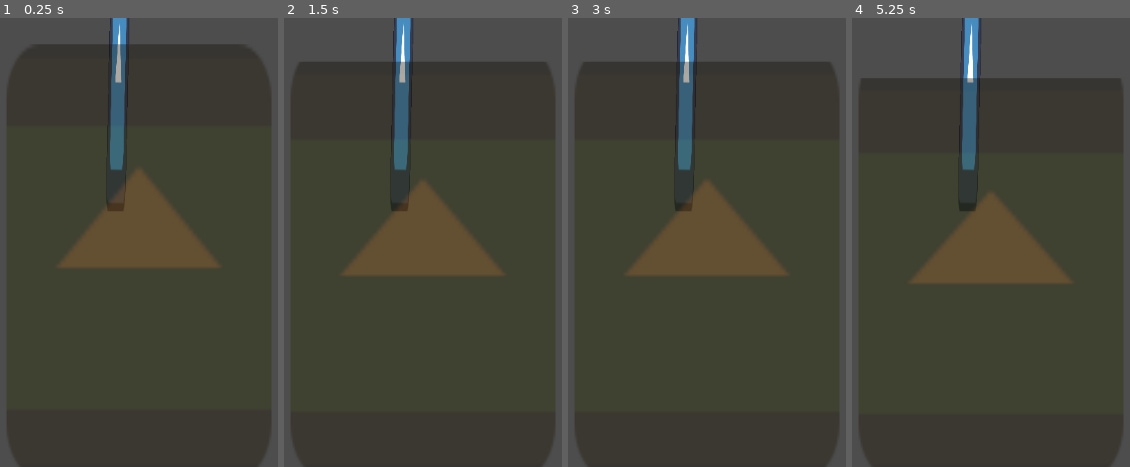
Above: before the commit, frames 1-4 (left to right).
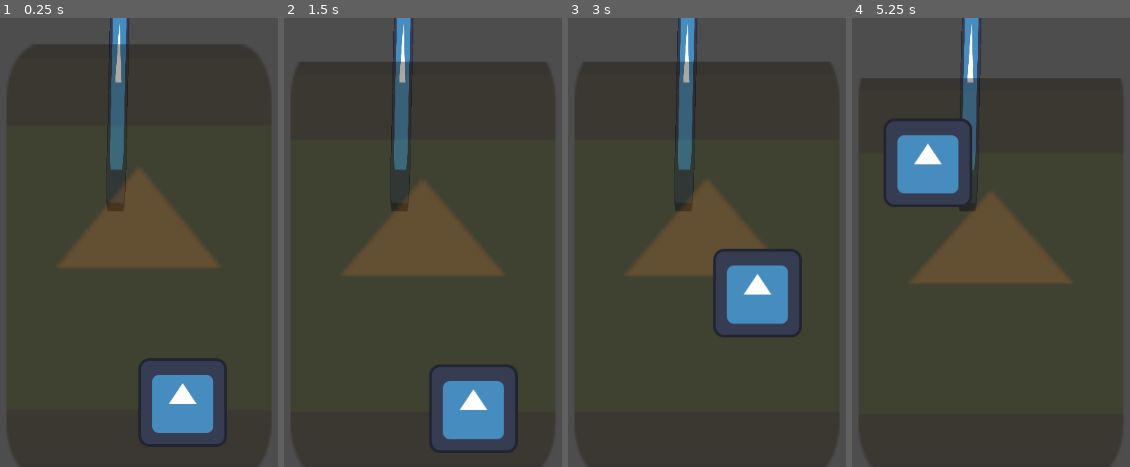
Above: after the commit, the same moments.

Repository: Tausva/StubbornBoba
Game: Godot game, scene res://Scenes/tausva_testing_ground.tscn
Same seed, same stepped clock (60 frames per second), same inputs: the game is played once before the commit and once after it. This scene is started directly instead of the project's main scene. The engine's default icon, where the game draws it, is replaced by a stand-in: a white triangle on a blue panel in a dark square.
Inputs:
- Up to frame 1 (0.25 s): no input
- Up to frame 2 (1.5 s): tap Enter at 0.5 s; hold Right (bubble_right) 0.53-1.28 s; tap / (bubble_dash) at 0.6 s; tap Space at 1.25 s; hold Down (bubble_down) from 1.28 s (still down); tap G (straw_suck) at 1.35 s
- Up to frame 3 (3 s): tap Enter at 2 s; release Down (bubble_down) at 2.03 s; hold Right (bubble_right) 2.03-2.78 s; tap / (bubble_dash) at 2.1 s; tap Space at 2.75 s; hold Up (bubble_up) from 2.78 s (still down); tap G (straw_suck) at 2.85 s
- Up to frame 4 (5.25 s): release Up (bubble_up) at 3.53 s; hold Left (bubble_left) 3.53-5.03 s; tap / (bubble_dash) at 3.6, 5.1 s; tap Enter at 4.25 s; tap G (straw_suck) at 4.35 s; tap Space at 5 s; hold Down (bubble_down) from 5.03 s (still down)

The runs differ from the first frame. In frame 1, 6.1% of the frame differs, in the area x 50-82%, y 75-96%; in frame 2, 6.0%; in frame 3, 6.2%, in the area x 52-85%, y 51-72%; in frame 4, 5.9%.

Commit message:
suck me mister straw

Diff:
--- a/Scenes/Straw/straw.gd
+++ b/Scenes/Straw/straw.gd
@@ -1,4 +1,6 @@
 class_name Straw extends CharacterBody2D
+
+signal sucked
 
 @export var speed: int = 200
 @export var puncture_point: Node2D
@@ -71,3 +73,10 @@
 func _on_suck_duration_timer_timeout() -> void:
 	can_suck = false
 	suck_cooldown_timer.start(suck_timeout_duration)
+
+
+func _on_sucking_area_body_entered(body: Node2D) -> void:
+	if body is Bubble and sucking:
+		(body as Bubble).die()
+		sucked.emit()
+		#sucking animation
--- a/Scenes/Straw/straw.tscn
+++ b/Scenes/Straw/straw.tscn
@@ -33,5 +33,6 @@
 
 [connection signal="area_entered" from="SuckingArea" to="." method="_on_sucking_area_area_entered"]
 [connection signal="area_exited" from="SuckingArea" to="." method="_on_sucking_area_area_exited"]
+[connection signal="body_entered" from="SuckingArea" to="." method="_on_sucking_area_body_entered"]
 [connection signal="timeout" from="SuckCooldownTimer" to="." method="_on_suck_cooldown_timeout"]
 [connection signal="timeout" from="SuckDurationTimer" to="." method="_on_suck_duration_timer_timeout"]
--- a/Scenes/bubble.gd
+++ b/Scenes/bubble.gd
@@ -1,4 +1,4 @@
-extends CharacterBody2D
+class_name Bubble extends CharacterBody2D
 
 @onready var dash_particles = $CPUParticles2D
 
@@ -48,6 +48,10 @@
 	move_and_slide()
 
 
+func die() -> void:
+	print("uwu, I am dead step developer")
+
+
 func _start_dash(direction: Vector2) -> void:
 	is_dashing = true
 	dash_timer = dash_duration
--- a/Scenes/tausva_testing_ground.tscn
+++ b/Scenes/tausva_testing_ground.tscn
@@ -1,5 +1,6 @@
-[gd_scene load_steps=3 format=3 uid="uid://cy0quubicgvxt"]
+[gd_scene load_steps=4 format=3 uid="uid://cy0quubicgvxt"]
 
+[ext_resource type="PackedScene" uid="uid://cdeu8e0xtce2r" path="res://Scenes/bubble.tscn" id="1_v8xvu"]
 [ext_resource type="PackedScene" uid="uid://dbvxk17w5bho3" path="res://Scenes/Straw/straw.tscn" id="2_vlxw4"]
 [ext_resource type="PackedScene" uid="uid://c6sx8glb5y6bg" path="res://Scenes/Cup/cup.tscn" id="3_h1dxn"]
 
@@ -15,3 +16,6 @@
 
 [node name="Cup" parent="." instance=ExtResource("3_h1dxn")]
 position = Vector2(441, 644)
+
+[node name="Bubble" parent="." instance=ExtResource("1_v8xvu")]
+position = Vector2(683, 555)
